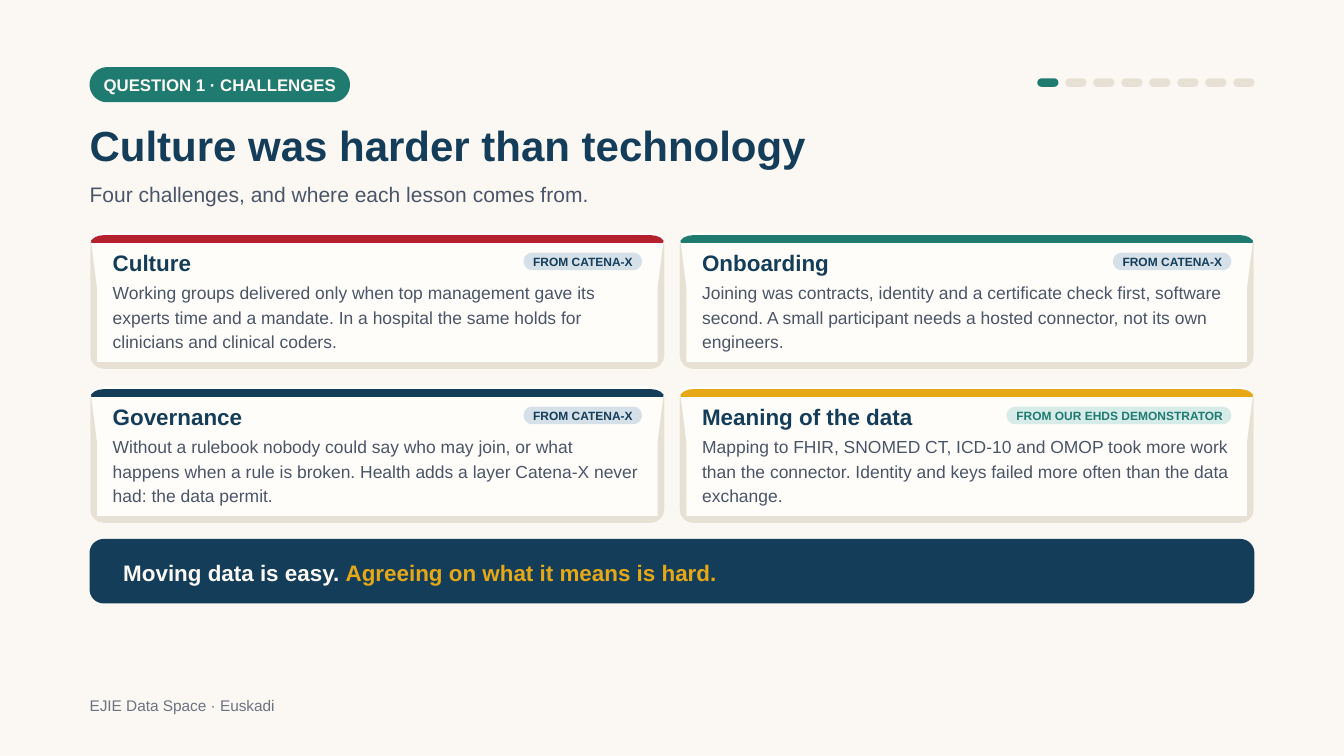
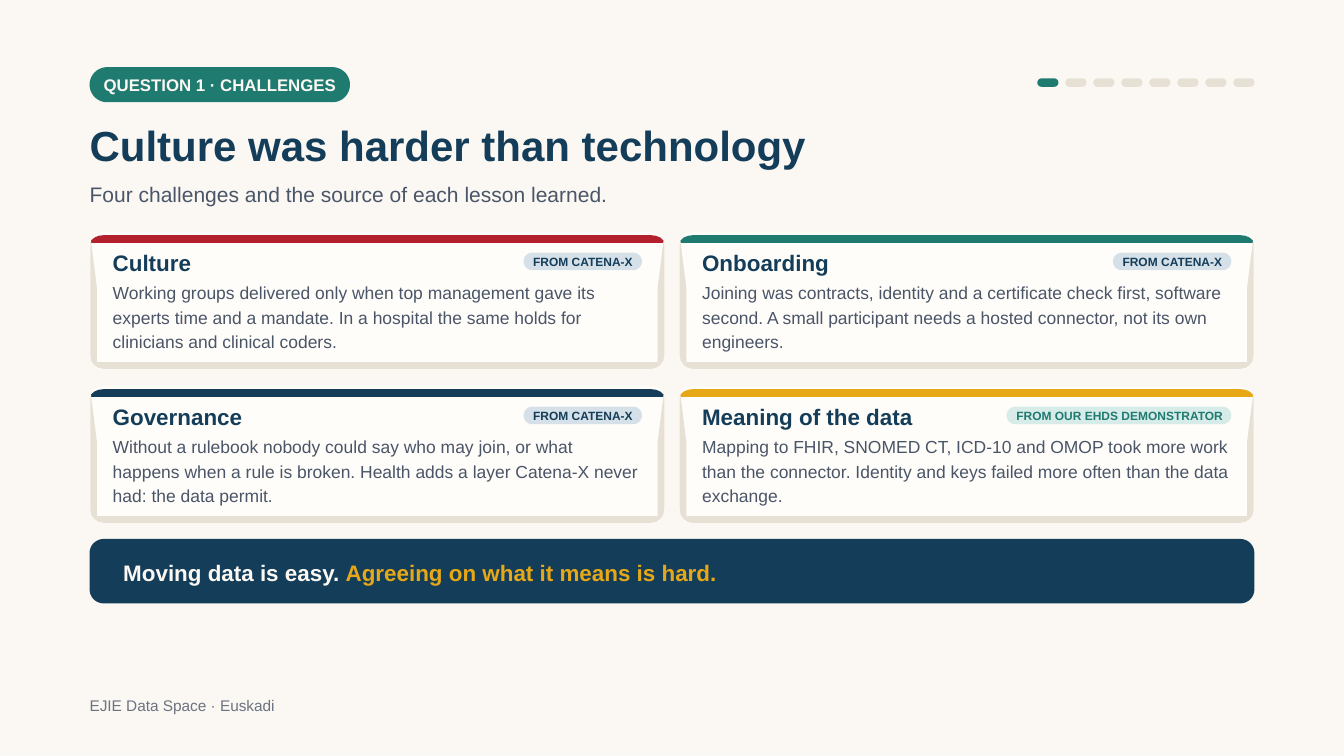
Before and after one commit to ma3u/MinimumViableHealthDataspacev2, a slide deck: slide 3 of docs/demos/euskadi-ejie-2026.pptx. Drawn at 1344x756 pixels with LibreOffice and Linux fonts; fonts in the diff are those of the drawing. Boxes give left, top, right and bottom in pixels: in the first picture for what was removed or moved away, otherwise in the second. Text is boxed around its words. In the diff, an @@ line names an element or a change of style, - is before the commit and + after.

```diff
--- a/docs/demos/euskadi-ejie-2026.pptx
+++ b/docs/demos/euskadi-ejie-2026.pptx
@@ text at (x1=90, y1=187, x2=607, y2=207): text changed @@
-Four challenges, and where each lesson comes from.
+Four challenges and the source of each lesson learned.
```
Also in this commit, not shown: 17 other slides changed, 11 other files.
